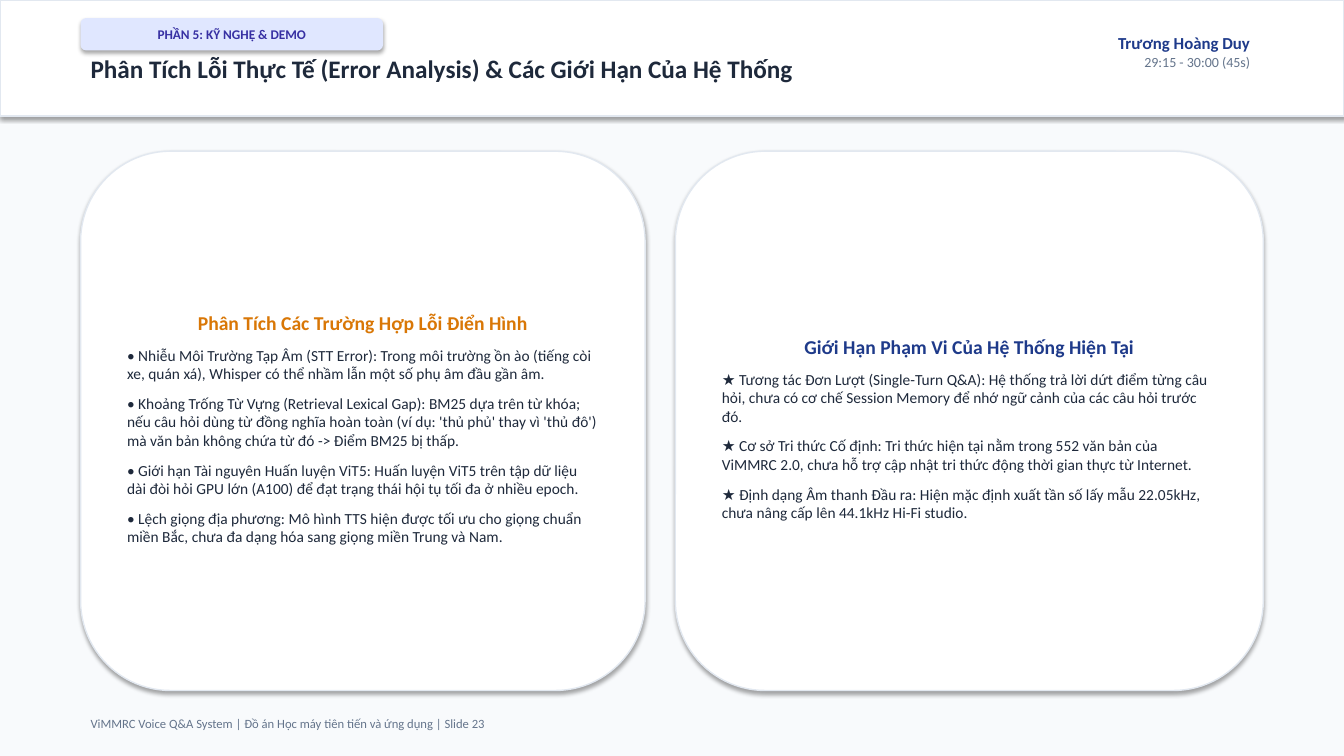
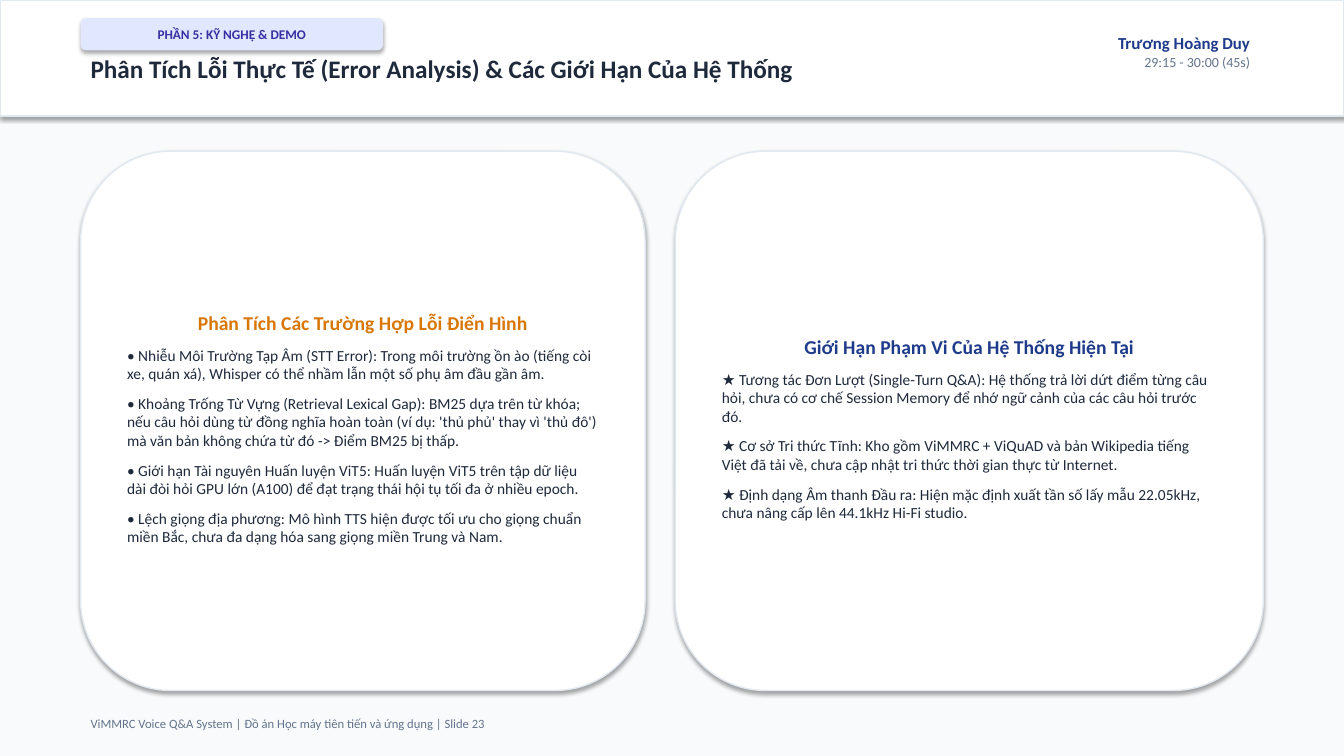
Before and after one commit to ngohuy04022000/vimmrc-qa-voice, a slide deck: slide 23 of docs/ViMMRC_Presentation_30min.pptx. Drawn at 1344x756 pixels with LibreOffice and Linux fonts; fonts in the diff are those of the drawing. Boxes give left, top, right and bottom in pixels: in the first picture for what was removed or moved away, otherwise in the second. Text is boxed around its words. In the diff, an @@ line names an element or a change of style, - is before the commit and + after.

```diff
--- a/docs/ViMMRC_Presentation_30min.pptx
+++ b/docs/ViMMRC_Presentation_30min.pptx
@@ text in rounded rectangle at <box>722,439,1190,473</box>: text changed @@
-★ Cơ sở Tri thức Cố định: Tri thức hiện tại nằm trong 552 văn bản của ViMMRC 2.0, chưa hỗ trợ cập nhật tri thức động thời gian thực từ Internet.
+★ Cơ sở Tri thức Tĩnh: Kho gồm ViMMRC + ViQuAD và bản Wikipedia tiếng Việt đã tải về, chưa cập nhật tri thức thời gian thực từ Internet.
```
Also in this commit, not shown: 9 other slides changed, 14 other files.
